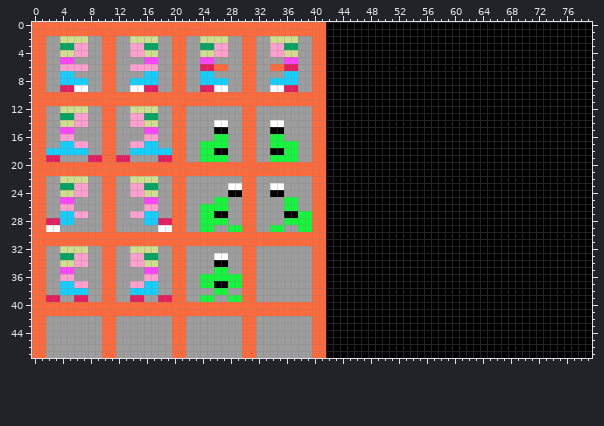
Sprite sheet: games/keen/sprites/keen_sprites.png. Above, as it was before the edit.
The file is 80x48 pixels. Colours within 5 levels of each other are drawn and written as one.
Now the later version:
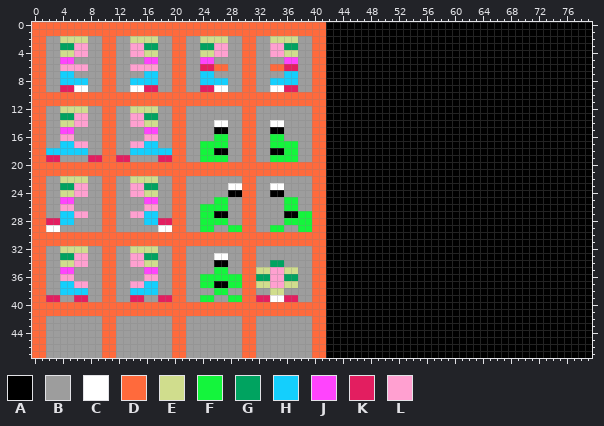
Palette (. is transparent): A #000000  B #9d9d9d  C #ffffff  D #ff6a3c  E #d0dd8d  F #14f53c  G #00a360  H #14cffd  J #ff44fd  K #e31e60  L #ffa0d0
Message: keen: work on level-over
The exact change:
Changed rows in their new state; - is an unchanged pixel.
first column x 32:
34 --GG--
35 EELLEE
36 GGLLGG
37 EELLEE
38 --EE--
39 KKCCKK
Pixel boxes of the changes (left, top, right, bottom) in both pictures:
changed: (256, 260, 298, 302)
